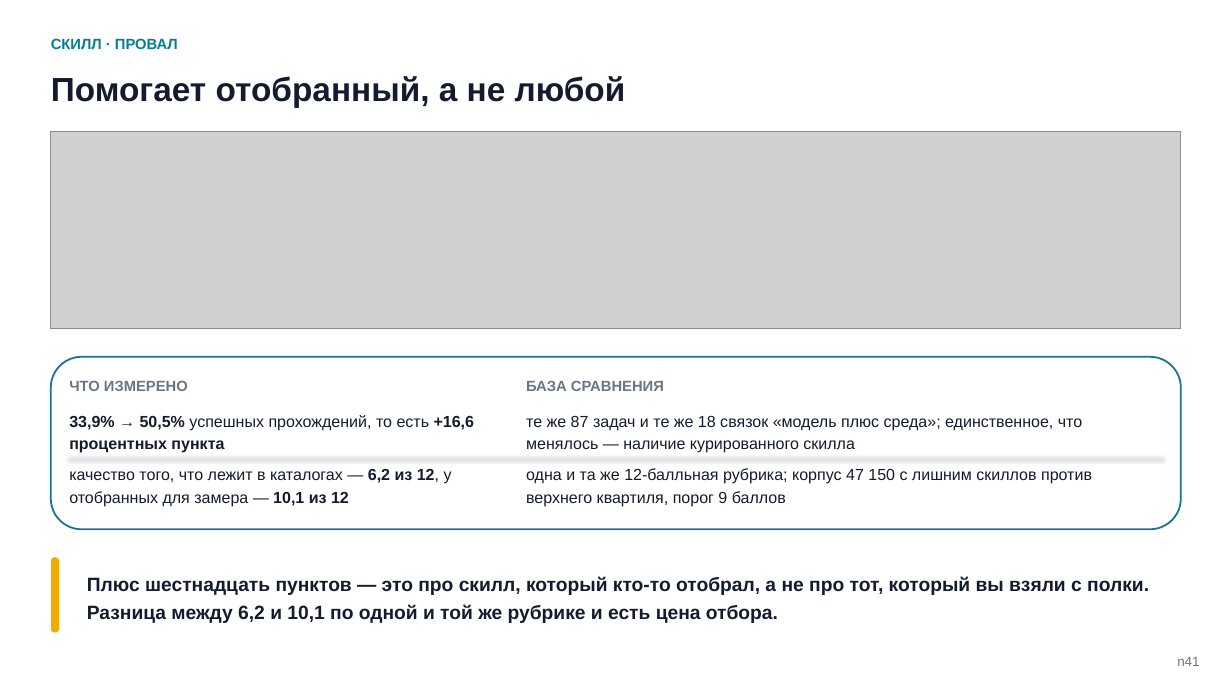
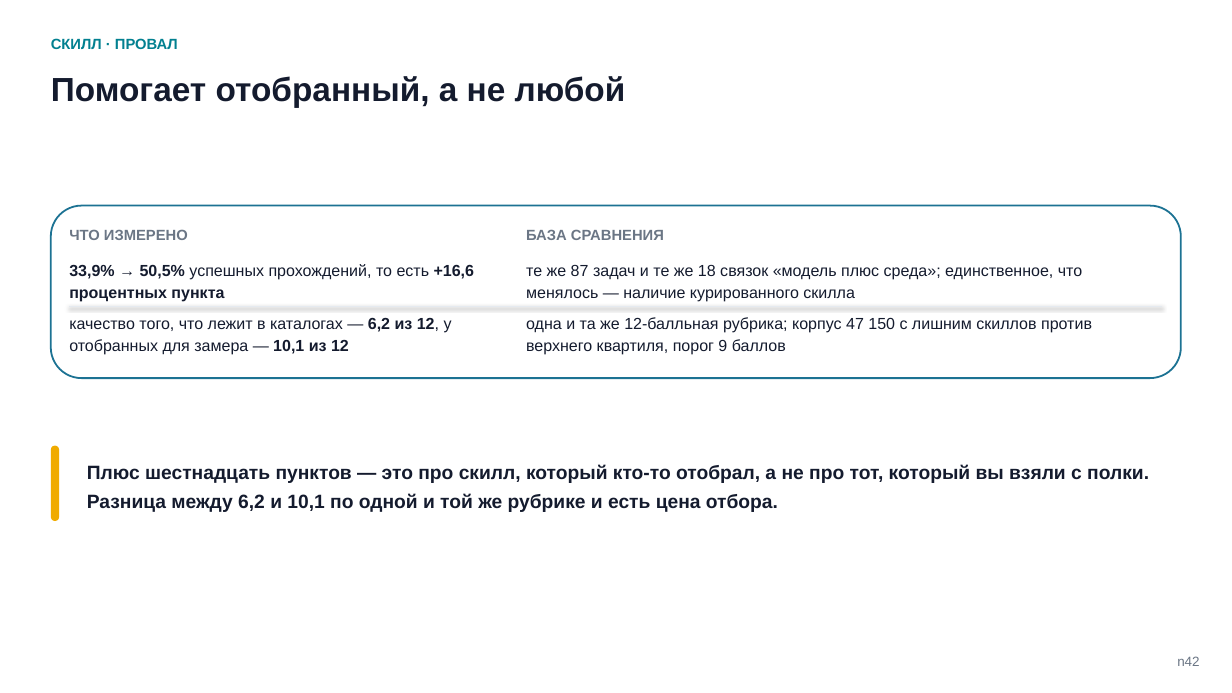
Before and after one commit to tellina-study/AI-usage-lessons, a slide deck: slide 42 of library/seminars/sem-05/rendered/sem-05-n.pptx (slide 41 before the commit). Drawn at 1232x693 pixels with LibreOffice and Linux fonts; fonts in the diff are those of the drawing; grey boxes stand for pictures. Boxes give left, top, right and bottom in pixels: in the first picture for what was removed or moved away, otherwise in the second. Text is boxed around its words. In the diff, an @@ line names an element or a change of style, - is before the commit and + after.

Commit message:
Внешний кейс про готовый чужой скилл влит, итоговая нумерация 1-65 сведена, схемы удалённых сцен убраны из реестра #211

```diff
--- a/library/seminars/sem-05/rendered/sem-05-n.pptx
+++ b/library/seminars/sem-05/rendered/sem-05-n.pptx
@@ picture removed at [51, 131, 1181, 329] @@
@@ 6 texts, 1 rounded rectangle, 1 line: place and size @@
-6 texts, 1 rounded rectangle, 1 line at [51, 357, 1181, 530]
+6 texts, 1 rounded rectangle, 1 line at [51, 206, 1181, 379]
@@ rounded rectangle: place and size @@
-rounded rectangle at [51, 557, 59, 633]
+rounded rectangle at [51, 445, 59, 521]
@@ text "Плюс шестнадцать пунктов — это ...": place and size @@
-text "Плюс шестнадцать пунктов — это ..." at [87, 576, 1149, 623]
+text "Плюс шестнадцать пунктов — это ..." at [87, 464, 1149, 512]
@@ text at [1177, 656, 1199, 666]: text changed @@
-n41
+n42
```
Also in this commit, not shown: 20 other slides changed, 13 slides added, 10 slides removed, 56 other files.
